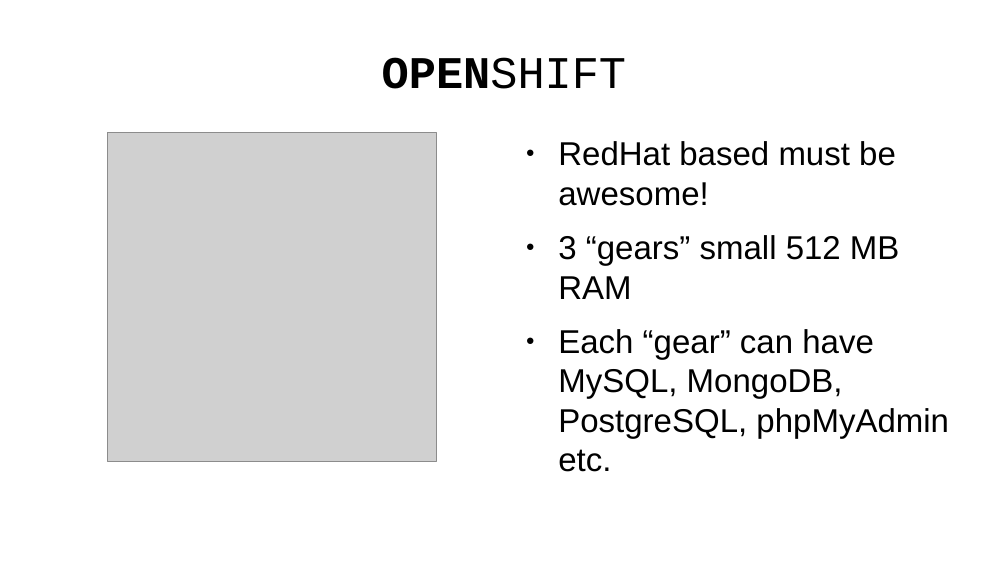
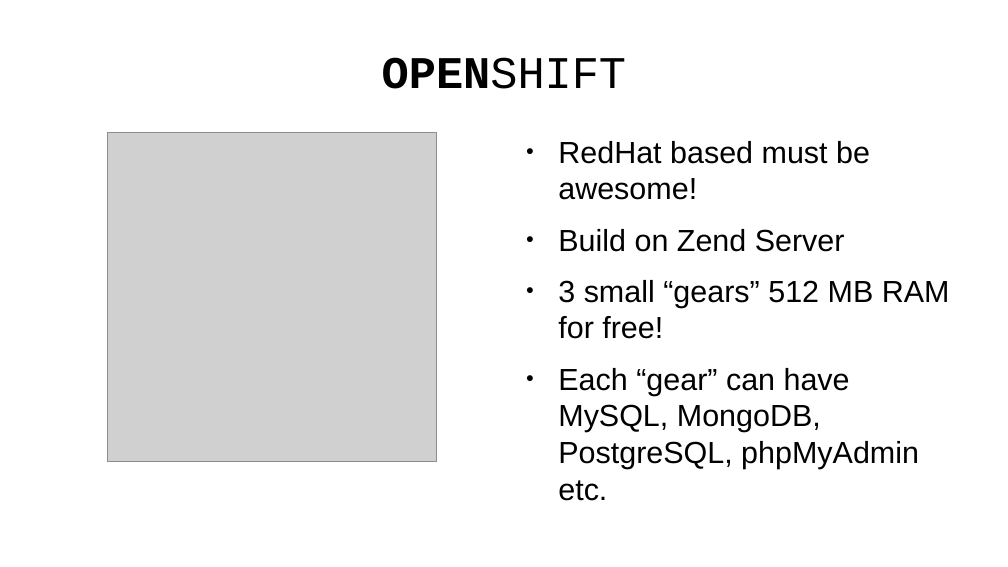
Before and after one commit to emgiezet/meetphp-8, a slide deck: slide 10 of presentation/presentation.odp. Drawn at 1008x567 pixels with LibreOffice and Linux fonts; fonts in the diff are those of the drawing; grey boxes stand for pictures; background and template pictures are left out. Boxes give left, top, right and bottom in pixels: in the first picture for what was removed or moved away, otherwise in the second. Text is boxed around its words. In the diff, an @@ line names an element or a change of style, - is before the commit and + after.

```diff
--- a/presentation/presentation.odp
+++ b/presentation/presentation.odp
@@ text at [558,141,919,469]: size 26 to 24.1 pt in "RedHat based must be awesome!", "Each “gear” can have MySQL, MongoDB, PostgreSQL, ..." @@
@@ text at [558,229,950,339]: text changed; size 26 to 24.1 pt @@
-● 3 “gears” small 512 MB RAM
+● Build on Zend Server
+● 3 small “gears” 512 MB RAM for free!
```
Also in this commit, not shown: 3 other slides changed, 1 other file.
